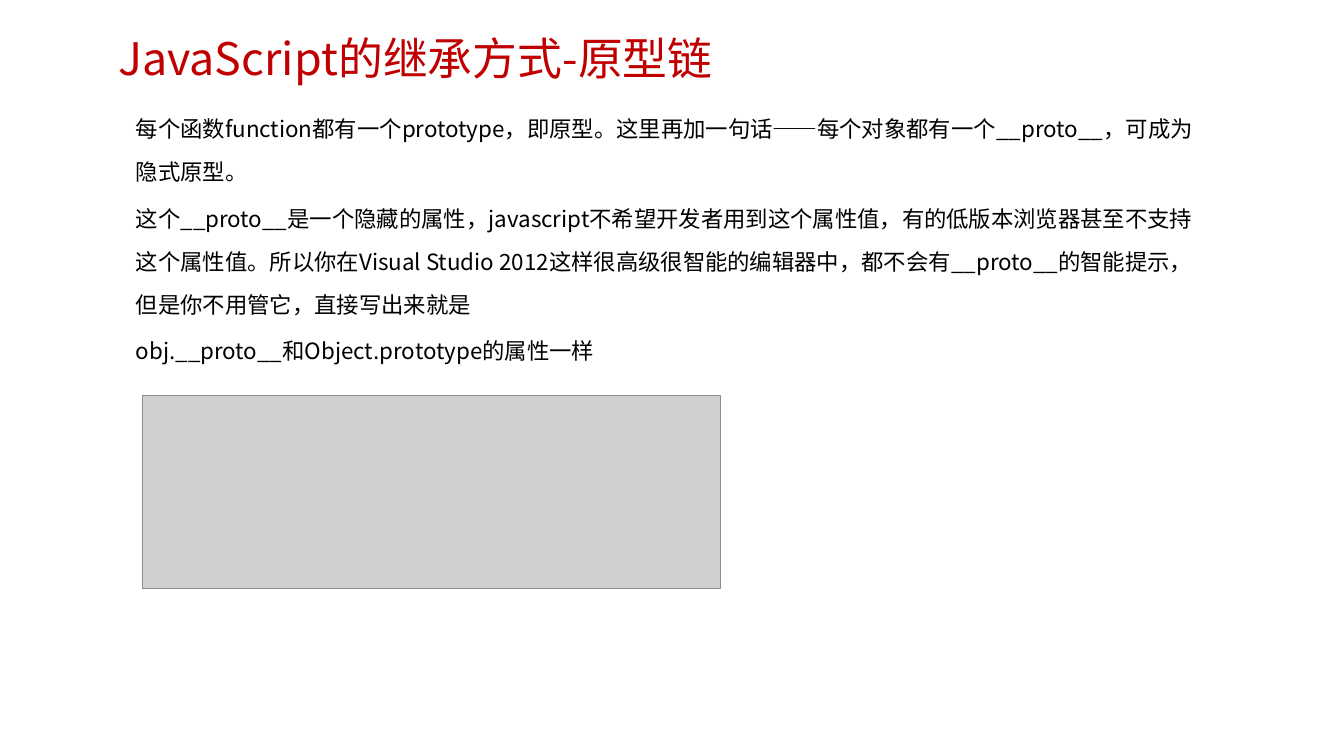
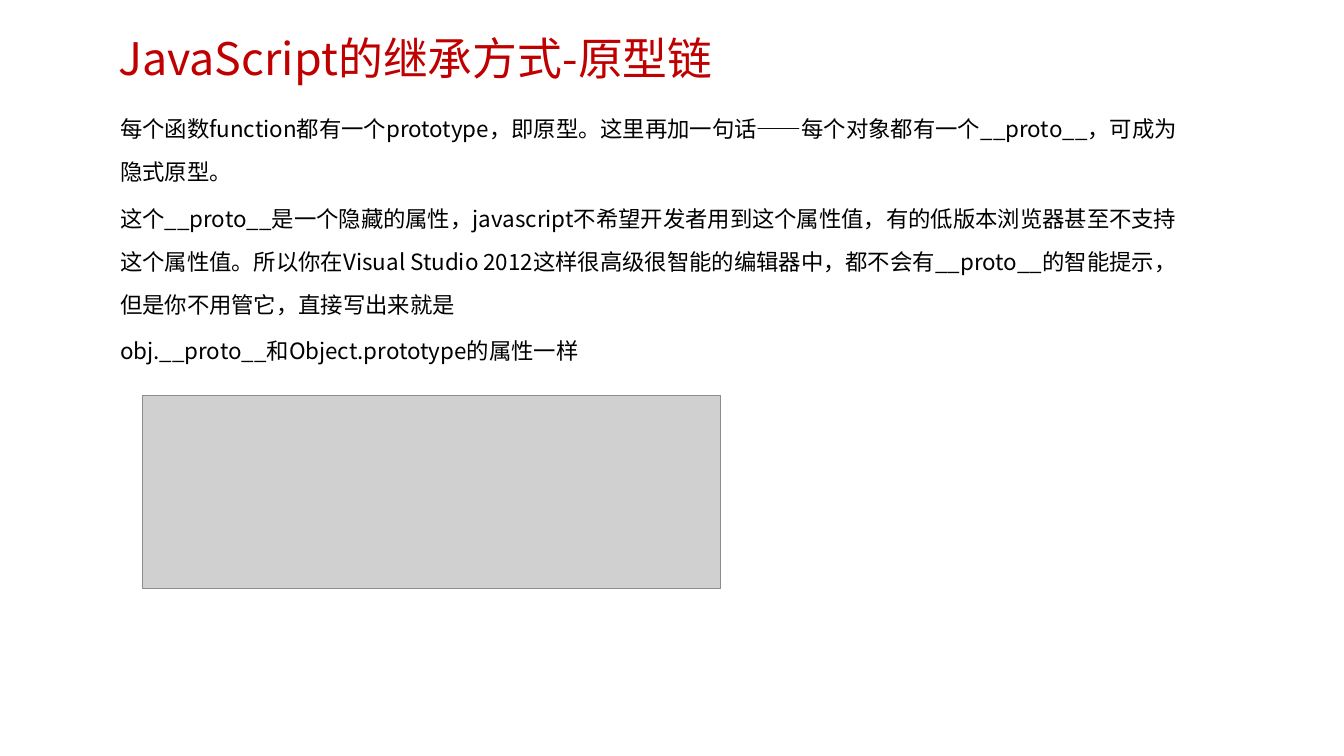
Before and after one commit to edu2act/course-javascript-advanced, a slide deck: slide 26 of 课程PPT/07.JavaScript面向对象编程 一.pptx (slide 21 before the commit). Drawn at 1344x756 pixels with LibreOffice and Linux fonts; fonts in the diff are those of the drawing; grey boxes stand for pictures; background and template pictures are left out. Boxes give left, top, right and bottom in pixels: in the first picture for what was removed or moved away, otherwise in the second. Text is boxed around its words. In the diff, an @@ line names an element or a change of style, - is before the commit and + after.

```diff
--- a/课程PPT/07.JavaScript面向对象编程 一.pptx
+++ b/课程PPT/07.JavaScript面向对象编程 一.pptx
@@ text "每个函数function都有一个prototype，即原型。这里再加一句话——每个对象都有一个__proto__，可成为 ...": place and size @@
-text "每个函数function都有一个prototype，即原型。这里再加一句话——每个对象都有一个__proto__，可成为 ..." at <box>136,118,1193,364</box>
+text "每个函数function都有一个prototype，即原型。这里再加一句话——每个对象都有一个__proto__，可成为 ..." at <box>120,118,1177,364</box>
```
Also in this commit, not shown: 9 other slides changed, 5 slides added, 1 slide removed, 11 other files.
